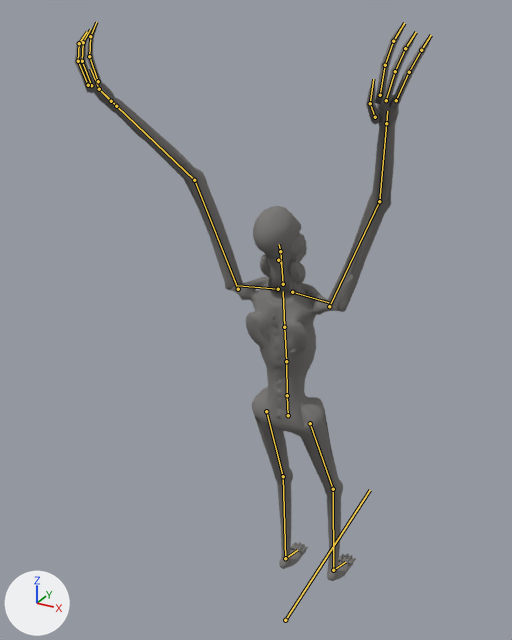
Renders of the glTF model content/art/models/lodger.glb from each side of a commit.
Camera for both pictures: a 50 mm lens placed at (1.1, -2.41, 2.65), pointed at (-0.22, -0.01, 1.45). Arrows for +X, +Y and +Z are at lower left; the lights stay in place. The first picture is the older version. Both versions are drawn at frame 23 of the action 'break'; the numbers are the values there. The bones that change, and the others that lie on the model, are drawn over the model as lines.

The first picture shows 'body', 'fine', 'jaw'.
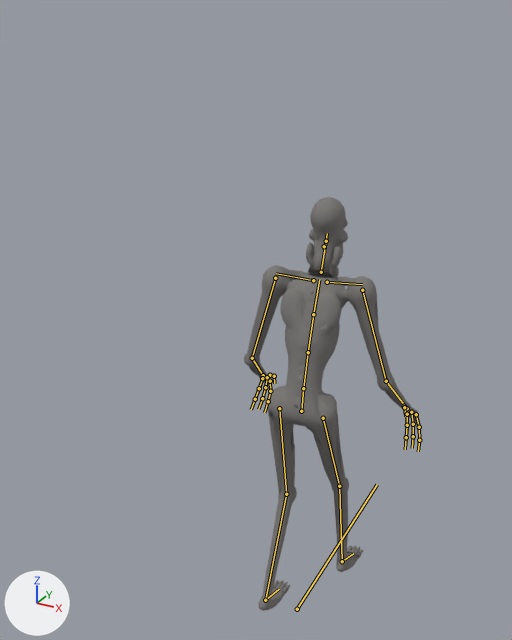
Pixel boxes (x1, y1, x2, y2) of what changed, in the pictures (512 x 640 px):
'body', posed (43% narrower, 17% shorter)
    before: (94, 83, 399, 581)
    after: (244, 197, 416, 611)
'fine', posed
    before: (75, 23, 432, 565)
    after: (251, 372, 422, 593)
'jaw', posed
    before: (260, 254, 306, 283)
    after: (306, 242, 341, 277)
bone 'root', root to tip
    before: (285, 620) to (370, 490)
    after: (297, 609) to (377, 484)
bone 'pelvis', root to tip
    before: (288, 415) to (287, 395)
    after: (301, 411) to (303, 388)
bone 'spine_02', root to tip
    before: (286, 361) to (284, 327)
    after: (308, 352) to (313, 314)
bone 'spine_03', root to tip
    before: (284, 327) to (283, 291)
    after: (313, 314) to (319, 279)
bone 'neck', root to tip
    before: (283, 284) to (280, 251)
    after: (321, 272) to (326, 241)
bone 'head', root to tip
    before: (280, 251) to (279, 244)
    after: (326, 241) to (327, 233)
bone 'jaw', root to tip
    before: (278, 260) to (281, 264)
    after: (324, 246) to (324, 252)
bone 'upperarm_r', root to tip
    before: (329, 306) to (379, 201)
    after: (362, 290) to (386, 381)
bone 'upperarm_l', root to tip
    before: (238, 289) to (194, 180)
    after: (275, 278) to (252, 358)
bone 'lowerarm_l', root to tip
    before: (194, 180) to (116, 106)
    after: (252, 358) to (263, 375)
bone 'thigh_r', root to tip
    before: (310, 423) to (333, 489)
    after: (323, 418) to (339, 486)
bone 'calf_r', root to tip
    before: (333, 489) to (333, 570)
    after: (339, 486) to (342, 561)
bone 'foot_r', root to tip
    before: (333, 570) to (345, 562)
    after: (342, 561) to (353, 553)
bone 'thigh_l', root to tip
    before: (266, 411) to (283, 476)
    after: (279, 408) to (286, 494)
bone 'calf_l', root to tip
    before: (283, 476) to (285, 558)
    after: (286, 494) to (265, 600)
bone 'foot_l', root to tip
    before: (285, 558) to (297, 550)
    after: (265, 600) to (279, 589)

What the commit changed:
Bone 'root' (bone_root) moves from (0.0, -0.108, -0.035) to (0.0, 0.022, -0.082).
Bone 'pelvis' (bone_pelvis) turns from (6, 0, 0) to (-13, 5, 0) degrees about its own x, y and z.
Bone 'spine_02' (bone_spine_02) turns from (7, 0, 0) to (-4, 2, 1) degrees about its own x, y and z.
Bone 'spine_03' (bone_spine_03) turns from (6, 0, 0) to (0, 0, 0) degrees about its own x, y and z.
Bone 'neck' (bone_neck) turns from (6, 0, 0) to (4, -1, 0) degrees about its own x, y and z.
Bone 'head' (bone_head) turns from (0, 0, 0) to (4, -1, 0) degrees about its own x, y and z.
Bone 'jaw' (bone_jaw) turns from (-24, 0, 0) to (-20, 0, 0) degrees about its own x, y and z.
Bone 'upperarm_r' (bone_upperarm_r) turns from (164, -8, 30) to (25, 6, -5) degrees about its own x, y and z.
Bone 'upperarm_l' (bone_upperarm_l) turns from (164, 8, -30) to (25, -6, 5) degrees about its own x, y and z.
Bone 'lowerarm_l' (bone_lowerarm_l) turns from (29, -1, -1) to (32, -1, -1) degrees about its own x, y and z.
Bone 'thigh_r' (bone_thigh_r) turns from (14, 5, 0) to (30, 4, 0) degrees about its own x, y and z.
Bone 'calf_r' (bone_calf_r) turns from (-9, 0, 0) to (-3, 0, 0) degrees about its own x, y and z.
Bone 'foot_r' (bone_foot_r) turns from (-12, -2, 4) to (-14, 1, -1) degrees about its own x, y and z.
Bone 'thigh_l' (bone_thigh_l) turns from (12, -4, 0) to (17, 8, 0) degrees about its own x, y and z.
Bone 'calf_l' (bone_calf_l) turns from (-8, 0, 0) to (-20, 0, 0) degrees about its own x, y and z.
Bone 'foot_l' (bone_foot_l) turns from (-10, 2, -4) to (17, -2, 2) degrees about its own x, y and z.
